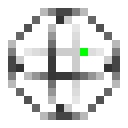
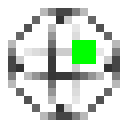
Two versions of the same layered image (128 × 128). Layer-by-layer changes:
painted on "x_gate.png" over [72,40,96,64]
